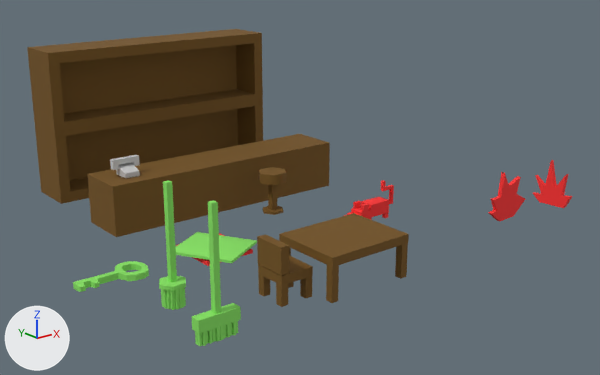
A saved change to the FBX model Assets/ZoliAssets/szek.FBX.
Rendered twice from a 50 mm lens placed at (-13.02, -14.52, 8.45), pointed at (2.08, 4.35, 0.89). Arrows for +X, +Y and +Z are at lower left; the lights stay in place. Where no turn or scale is listed for an object, it has been applied to the vertices.

Objects in the first picture: 'asztal', 'barpult', 'barszek', 'barszekreny', 'felmoso', 'karton', 'kulcs', 'paca', 'patkany', 'sepru', 'szek', 'telefon', 'tuz'.
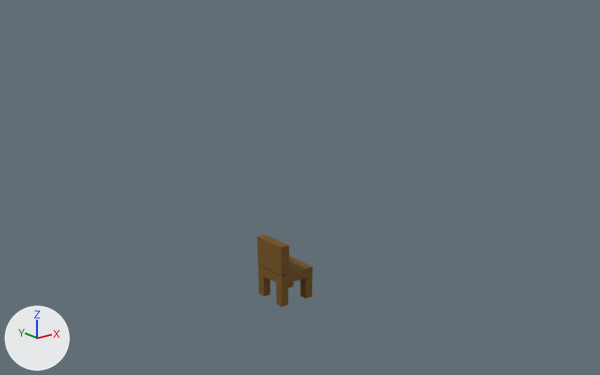
Diff of the bpy script that builds the scene:
```diff
--- a/Assets/ZoliAssets/szek.FBX.py
+++ b/Assets/ZoliAssets/szek.FBX.py
@@ ob_barpult @@
-ob_barpult = bpy.data.objects.new('barpult', me_mesh_004)
-ob_barpult.location = (0.79, 6.95, 0.0)
@@ ob_barszekreny @@
-ob_barszekreny = bpy.data.objects.new('barszekreny', me_mesh_005)
-ob_barszekreny.location = (0.79, 10.76, 0.02)
@@ ob_telefon @@
-ob_telefon = bpy.data.objects.new('telefon', me_mesh_003)
-ob_telefon.location = (-2.35, 6.87, 1.53)
@@ ob_barszek @@
-ob_barszek = bpy.data.objects.new('barszek', me_mesh_002)
-ob_barszek.location = (1.66, 5.18, 0.0)
@@ ob_felmoso @@
-ob_felmoso = bpy.data.objects.new('felmoso', me_mesh_009)
-ob_felmoso.location = (-4.16, 1.32, -0.03)
@@ ob_kulcs @@
-ob_kulcs = bpy.data.objects.new('kulcs', me_mesh_008)
-ob_kulcs.location = (-4.78, 3.27, 0.1)
@@ ob_asztal @@
-ob_asztal = bpy.data.objects.new('asztal', me_mesh)
-ob_asztal.location = (0.0, 0.0, 0.0)
@@ ob_paca @@
-ob_paca = bpy.data.objects.new('paca', me_mesh_006)
-ob_paca.location = (-1.59, 3.52, 0.0)
@@ ob_patkany @@
-ob_patkany = bpy.data.objects.new('patkany', me_mesh_012)
-ob_patkany.location = (3.45, 2.74, 0.0)
@@ ob_karton @@
-ob_karton = bpy.data.objects.new('karton', me_mesh_007)
-ob_karton.location = (-1.72, 3.34, 0.0)
@@ ob_sepru @@
-ob_sepru = bpy.data.objects.new('sepru', me_mesh_010)
-ob_sepru.location = (-4.16, -0.53, -0.16)
@@ ob_tuz @@
-ob_tuz = bpy.data.objects.new('tuz', me_mesh_011)
-ob_tuz.location = (6.78, 0.13, 0.0)
```

Changed parts and their boxes (x1, y1, x2, y2) in the pictures (600 x 375 px):
'barszekreny', deleted (brown): before (27, 29, 263, 204)
'barpult', deleted (brown): before (87, 134, 330, 237)
'asztal', deleted (brown): before (279, 213, 409, 303)
'sepru', deleted (green): before (192, 200, 241, 346)
'tuz', deleted (red): before (489, 160, 573, 221)
'felmoso', deleted (green): before (159, 180, 186, 310)
'karton', deleted (green): before (175, 232, 257, 263)
'kulcs', deleted (green): before (73, 261, 149, 292)
'patkany', deleted (red): before (344, 180, 394, 220)
'barszek', deleted (brown): before (259, 167, 287, 215)
'telefon', deleted: before (110, 155, 140, 178)
'paca', deleted: before (176, 234, 253, 266)
